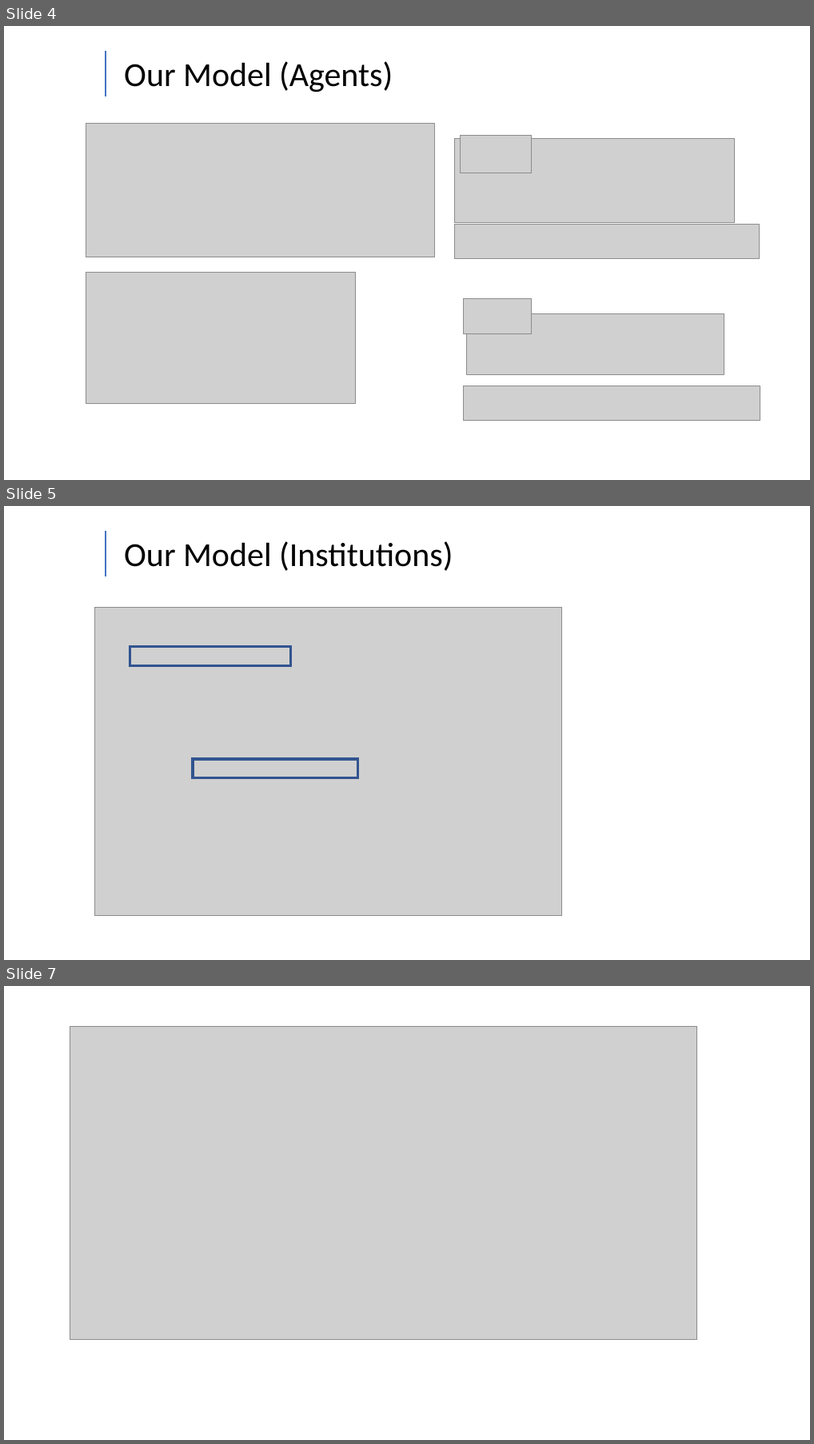
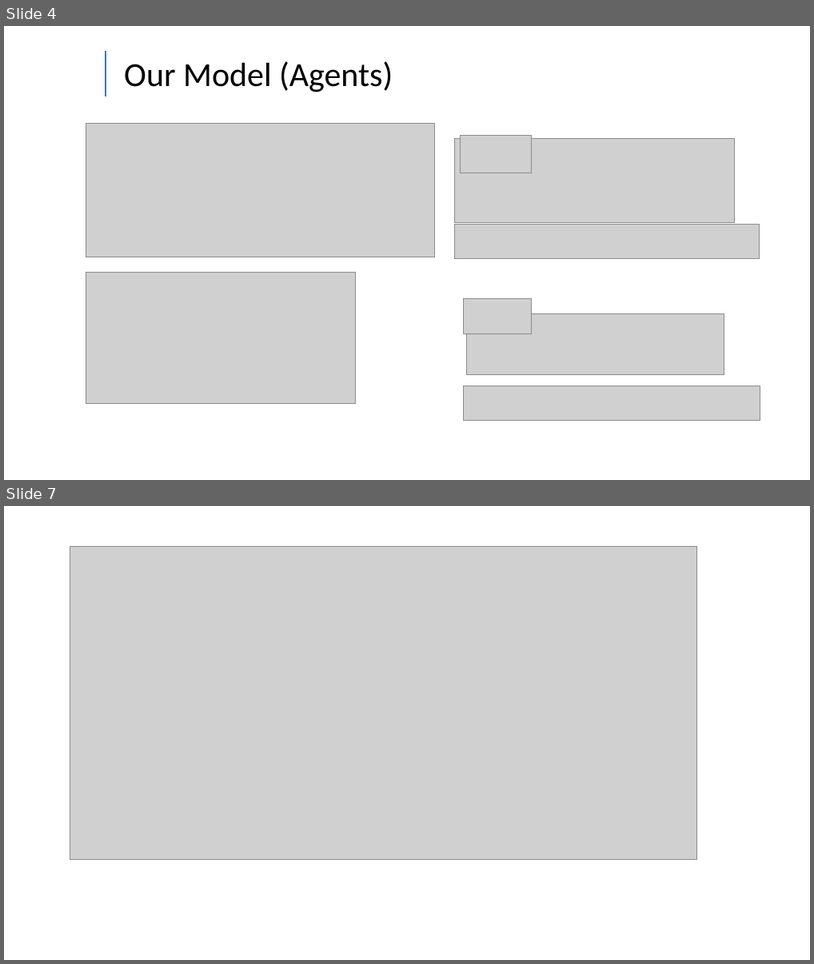
Before and after one commit to Kmccabe/dm_markets, a slide deck: talks/ZI Conference Talk.pptx. Shown one above the other, each under a label of ours: slides 4, 5 and 7 before the commit, slides 4 and 7 after it; the slides between them are not shown. The pictures are 814x1444 and 814x964 pixels, drawn with LibreOffice and Linux fonts; fonts in the diff are those of the drawing; grey boxes stand for pictures. Boxes give left, top, right and bottom in pixels: in the first picture for what was removed or moved away, otherwise in the second. Text is boxed around its words. In the diff, an @@ line names an element or a change of style, - is before the commit and + after.

```diff
--- a/talks/ZI Conference Talk.pptx
+++ b/talks/ZI Conference Talk.pptx
@@ slide 5 removed at (4,506,810,960), background #FFFFFF @@
@@ line removed from (106, 531) to (106, 576) @@
@@ text removed at (124,541,453,571) @@
-Our Model (Institutions)
@@ picture removed at (94,608,562,916) @@
@@ rectangle removed at (130,647,290,666) @@
@@ rectangle removed at (193,759,358,778) @@
```
Also in this commit, not shown: 1 slide changed, 1 slide added, 19 other files.
